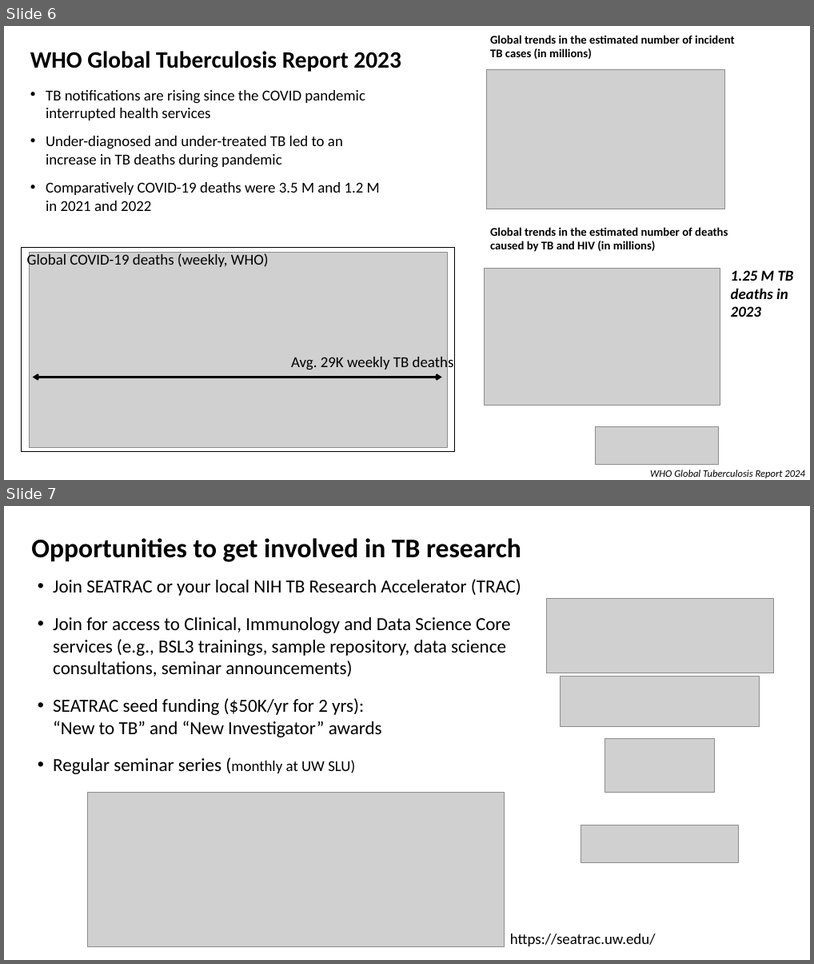
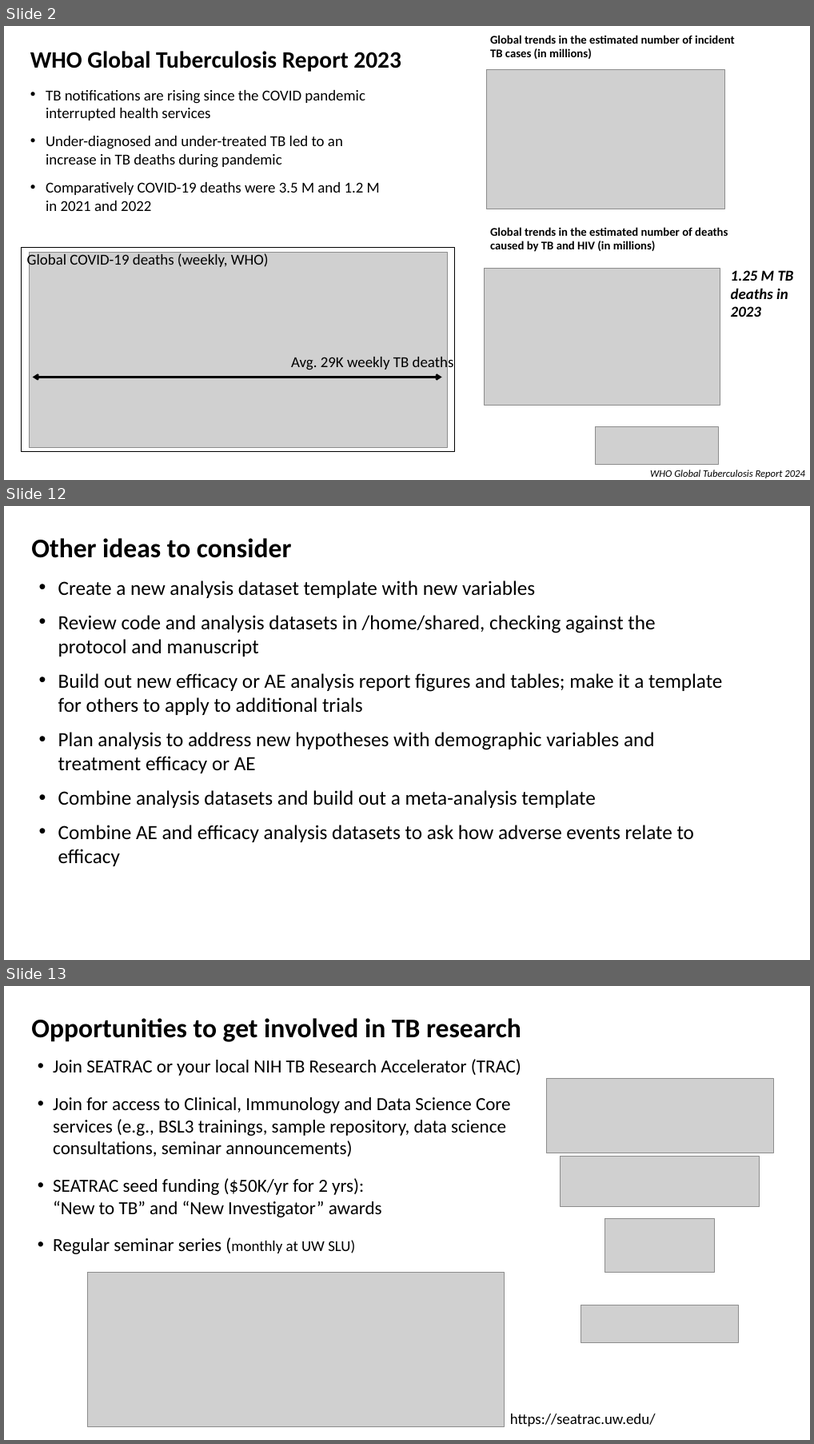
Before and after one commit to agartland/seatrac-hackday-2026, a slide deck: docs/SEATRAC_TB_hackday_intro_2026-FEB.pptx. Shown one above the other, each under a label of ours: slides 6 and 7 before the commit, slides 2, 12 and 13 after it; the slides between them are not shown. The pictures are 814x964 and 814x1444 pixels, drawn with LibreOffice and Linux fonts; fonts in the diff are those of the drawing; grey boxes stand for pictures. Boxes give left, top, right and bottom in pixels: in the first picture for what was removed or moved away, otherwise in the second. Text is boxed around its words. In the diff, an @@ line names an element or a change of style, - is before the commit and + after.

```diff
--- a/docs/SEATRAC_TB_hackday_intro_2026-FEB.pptx
+++ b/docs/SEATRAC_TB_hackday_intro_2026-FEB.pptx
@@ slide 12 added at (x1=4, y1=506, x2=810, y2=960), background #FFFFFF @@
@@ text added at (x1=31, y1=538, x2=292, y2=558), 32 pt, text #000000, bold @@
+Other ideas to consider
@@ text added at (x1=58, y1=580, x2=722, y2=866), 24 pt, text #000000 @@
+• Create a new analysis dataset template with new variables
+• Review code and analysis datasets in /home/shared, checking against the protocol and manuscript
+• Build out new efficacy or AE analysis report figures and tables; make it a template for others to apply to additional trials
+• Plan analysis to address new hypotheses with demographic variables and treatment efficacy or AE
+• Combine analysis datasets and build out a meta-analysis template
+• Combine AE and efficacy analysis datasets to ask how adverse events relate to efficacy
@@ what was slide 6 is now slide 2 @@
@@ what was slide 7 is now slide 13 @@
```
Also in this commit, not shown: 2 slides changed, 7 other slides added, 2 slides removed.
